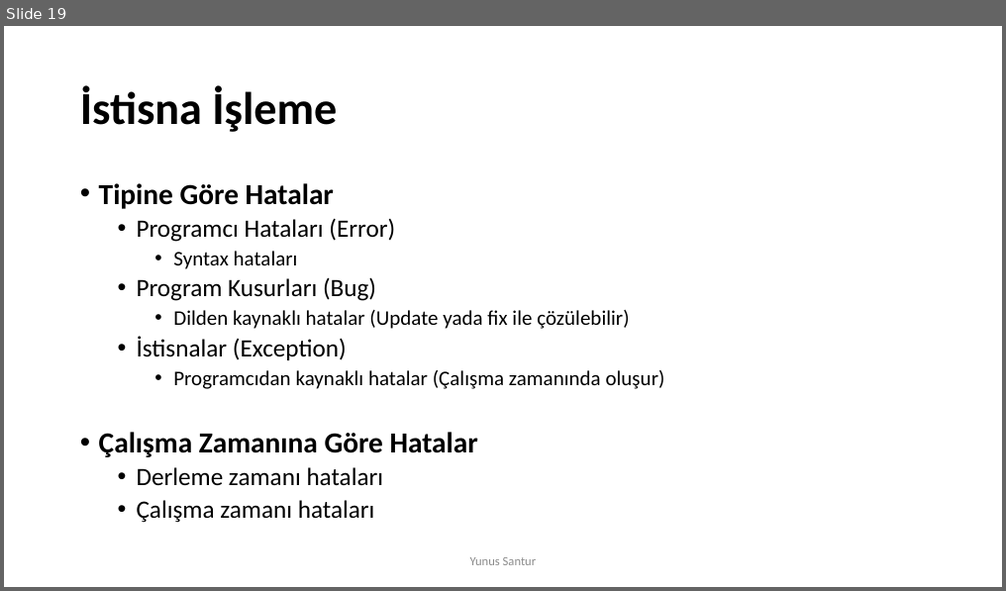
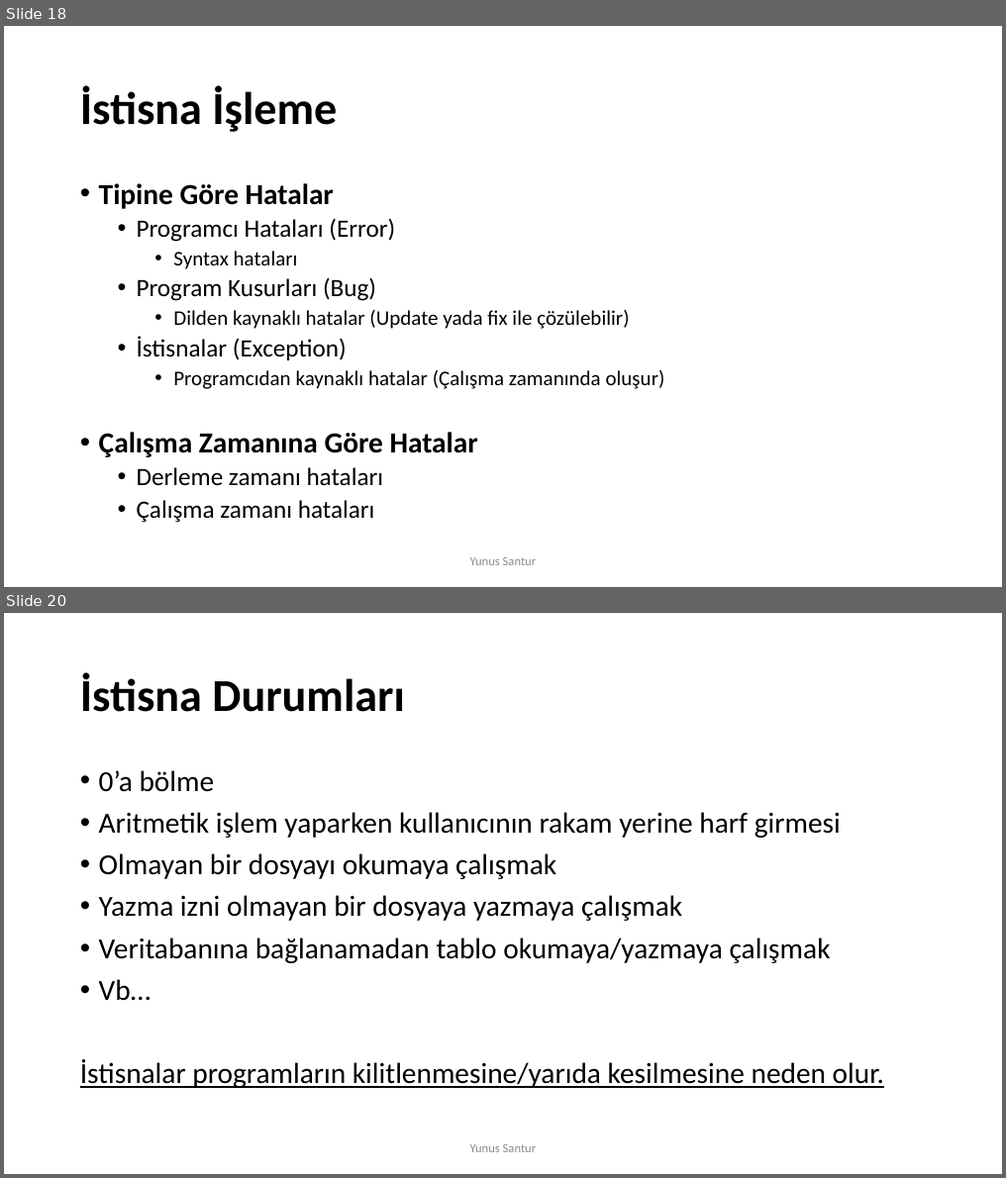
Before and after one commit to caresiz/AlgoritmaProgramlama2, a slide deck: H3/H3.pptx. Shown one above the other, each under a label of ours: slide 19 before the commit, slides 18 and 20 after it; the slides between them are not shown. The pictures are 1006x591 and 1006x1178 pixels, drawn with LibreOffice and Linux fonts; fonts in the diff are those of the drawing. Boxes give left, top, right and bottom in pixels: in the first picture for what was removed or moved away, otherwise in the second. Text is boxed around its words. In the diff, an @@ line names an element or a change of style, - is before the commit and + after.

```diff
--- a/H3/H3.pptx
+++ b/H3/H3.pptx
@@ slide 20 added at (x1=4, y1=613, x2=1002, y2=1174), background #FFFFFF @@
@@ title added at (x1=80, y1=673, x2=404, y2=712), 44 pt, text #000000, bold @@
+İstisna Durumları
@@ text added at (x1=80, y1=770, x2=884, y2=1088), 28 pt, text #000000 @@
+• 0’a bölme
+• Aritmetik işlem yaparken kullanıcının rakam yerine harf girmesi
+• Olmayan bir dosyayı okumaya çalışmak
+• Yazma izni olmayan bir dosyaya yazmaya çalışmak
+• Veritabanına bağlanamadan tablo okumaya/yazmaya çalışmak
+• Vb…
+İstisnalar programların kilitlenmesine/yarıda kesilmesine neden olur.
@@ text added at (x1=470, y1=1145, x2=537, y2=1153), 12 pt, text #8C8C8C @@
+Yunus Santur
@@ what was slide 19 is now slide 18 @@
```
Also in this commit, not shown: 4 slides changed.
